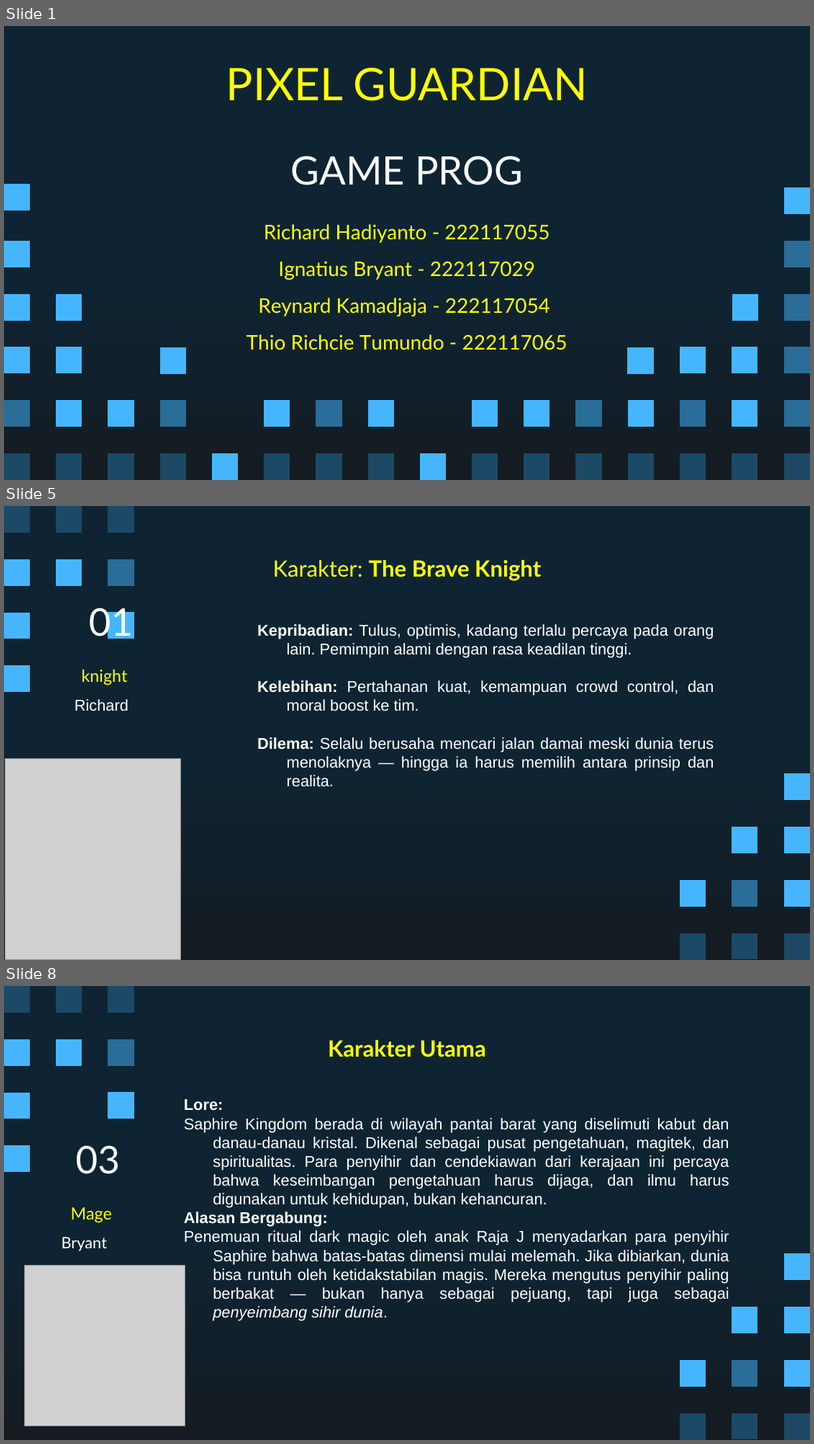
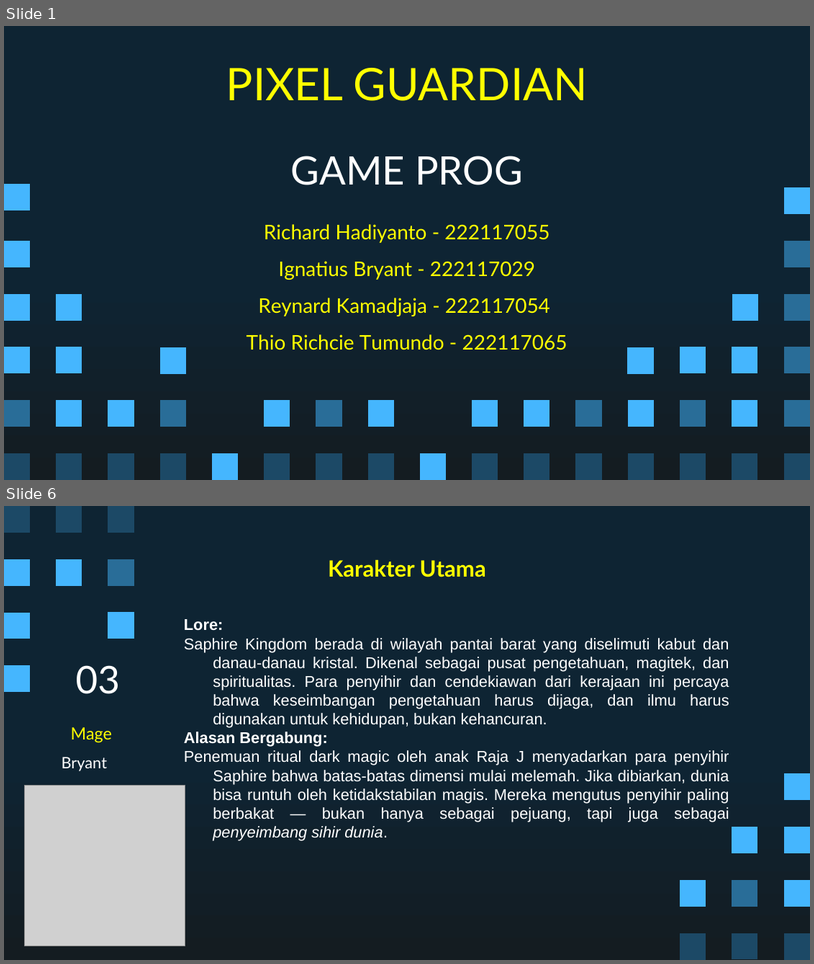
Before and after one commit to Ricardhad/gameProgProject, a slide deck: Super Pixel Vintage Gaming by Slidesgo.pptx. Shown one above the other, each under a label of ours: slides 1, 5 and 8 before the commit, slides 1 and 6 after it; the slides between them are not shown. The pictures are 814x1444 and 814x964 pixels, drawn with LibreOffice and Linux fonts; fonts in the diff are those of the drawing; grey boxes stand for pictures. Boxes give left, top, right and bottom in pixels: in the first picture for what was removed or moved away, otherwise in the second. Text is boxed around its words. In the diff, an @@ line names an element or a change of style, - is before the commit and + after.

```diff
--- a/Super Pixel Vintage Gaming by Slidesgo.pptx
+++ b/Super Pixel Vintage Gaming by Slidesgo.pptx
@@ slide 5 removed at box(4, 506, 810, 960), background gradient #0E2433 to #141C21; not listed: 18 template elements that a slide beside it also shows @@
@@ title removed at box(273, 560, 541, 581) @@
-Karakter: The Brave Knight
@@ title removed at box(89, 603, 133, 643) @@
-01
@@ subtitle removed at box(257, 624, 715, 787) @@
-Kepribadian: Tulus, optimis, kadang terlalu percaya pada orang lain. Pemimpin alami dengan rasa keadilan tinggi.
-Kelebihan: Pertahanan kuat, kemampuan crowd control, dan moral boost ke tim.
-Dilema: Selalu berusaha mencari jalan damai meski dunia terus menolaknya — hingga ia harus memilih antara prinsip dan realita.
@@ subtitle removed at box(82, 669, 128, 685) @@
-knight
@@ text removed at box(75, 699, 129, 711) @@
-Richard
@@ picture removed at box(5, 759, 180, 960) @@
@@ what was slide 8 is now slide 6 @@
```
Also in this commit, not shown: 8 slides changed, 2 slides added, 1 other slide removed.
